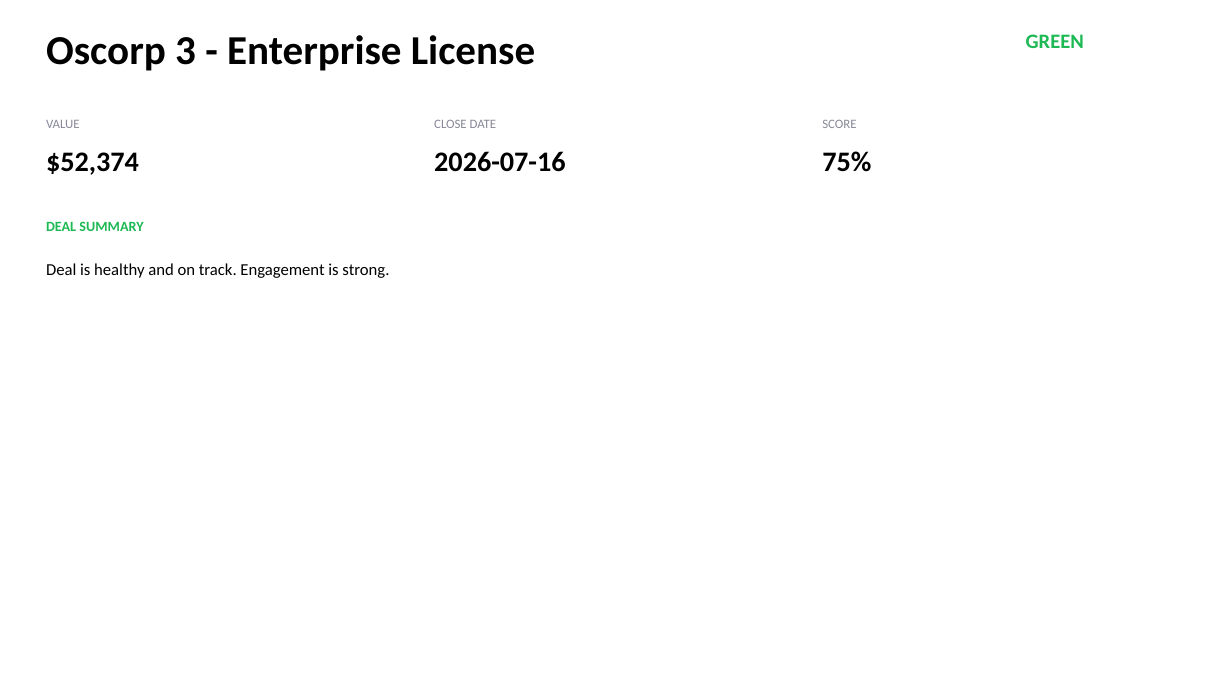
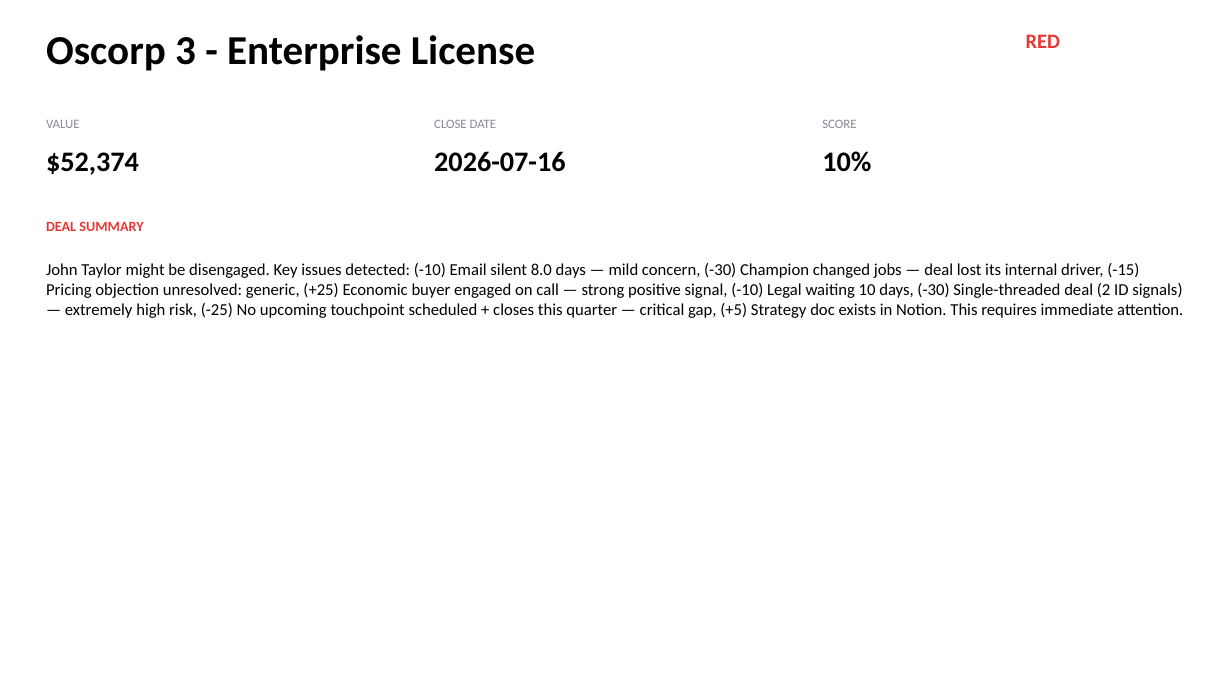
Before and after one commit to vineeta07/Piratesofcoralbean, a slide deck: slide 2 of pipeline_deck.pptx (slide 4 before the commit). Drawn at 1232x693 pixels with LibreOffice and Linux fonts; fonts in the diff are those of the drawing. Boxes give left, top, right and bottom in pixels: in the first picture for what was removed or moved away, otherwise in the second. Text is boxed around its words. In the diff, an @@ line names an element or a change of style, - is before the commit and + after.

```diff
--- a/pipeline_deck.pptx
+++ b/pipeline_deck.pptx
@@ text at (x1=1026, y1=34, x2=1060, y2=48): text changed; text colour #1DB954 to #E53935 @@
-GREEN
+RED
@@ text at (x1=822, y1=151, x2=871, y2=172): text changed @@
-75%
+10%
@@ text "DEAL SUMMARY" at (x1=46, y1=221, x2=143, y2=231): text colour #1DB954 to #E53935 @@
@@ text at (x1=46, y1=263, x2=1183, y2=318): text changed @@
-Deal is healthy and on track. Engagement is strong.
+John Taylor might be disengaged. Key issues detected: (-10) Email silent 8.0 days — mild concern, (-30) Champion changed jobs — deal lost its internal driver, (-15) Pricing objection unresolved: generic, (+25) Economic buyer engaged on call — strong positive signal, (-10) Legal waiting 10 days, (-30) Single-threaded deal (2 ID signals) — extremely high risk, (-25) No upcoming touchpoint scheduled + closes this quarter — critical gap, (+5) Strategy doc exists in Notion. This requires immediate attention.
```
Also in this commit, not shown: 2 other slides changed, 6 other files.
